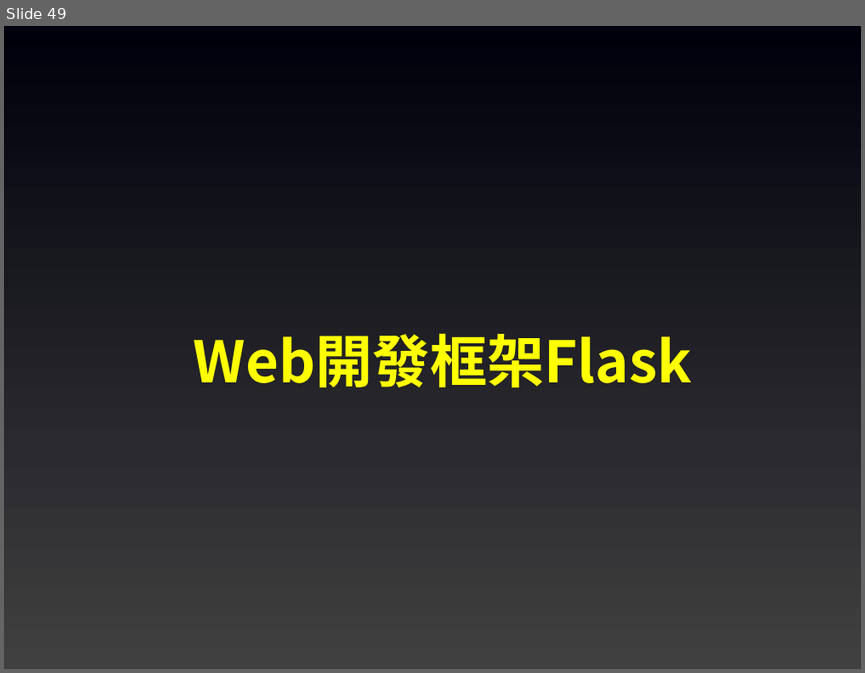
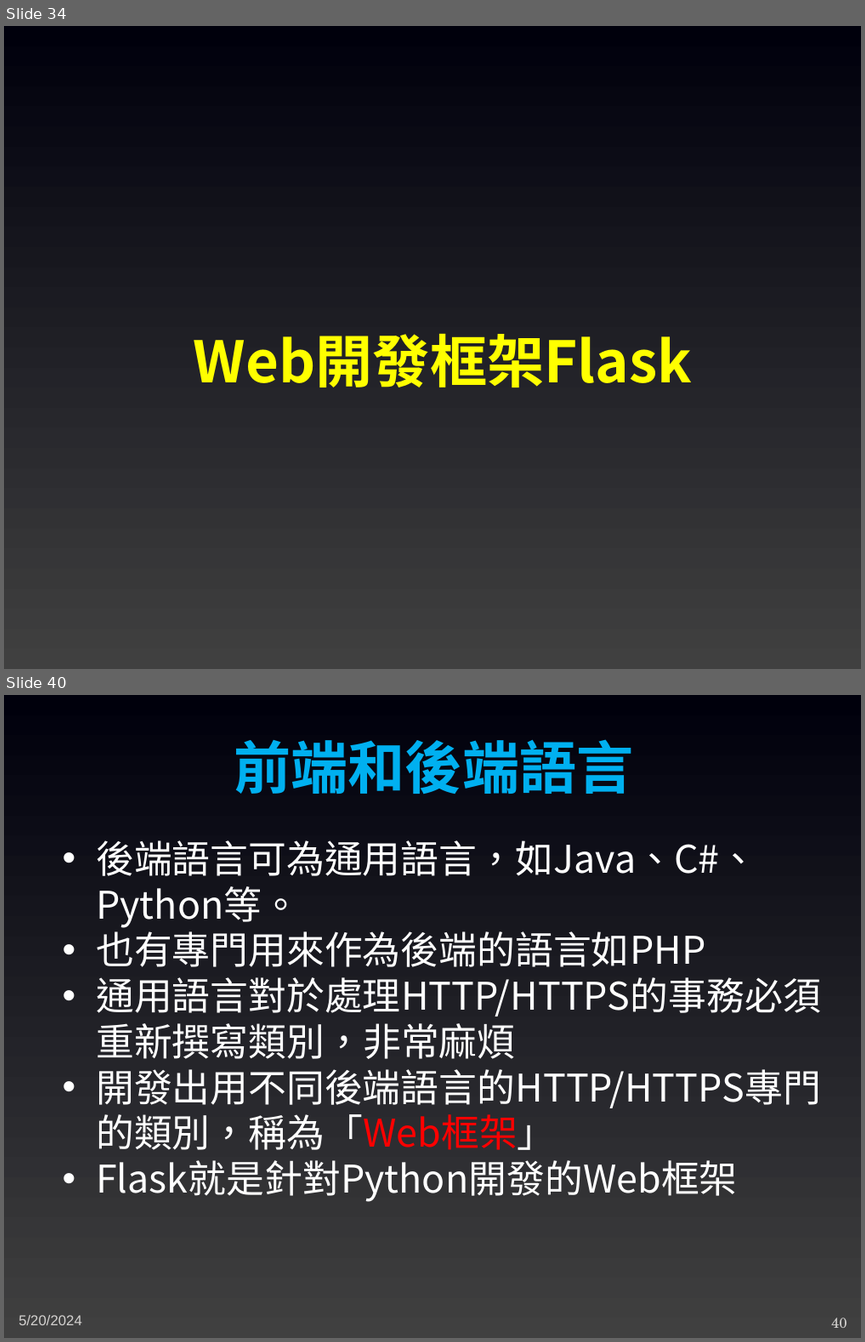
Before and after one commit to joshhu/sculinebot2024, a slide deck: Slides/05. 基礎觀念及知識.pptx. Shown one above the other, each under a label of ours: slide 49 before the commit, slides 34 and 40 after it; the slides between them are not shown. The pictures are 865x673 and 865x1342 pixels, drawn with LibreOffice and Linux fonts; fonts in the diff are those of the drawing. Boxes give left, top, right and bottom in pixels: in the first picture for what was removed or moved away, otherwise in the second. Text is boxed around its words. In the diff, an @@ line names an element or a change of style, - is before the commit and + after.

```diff
--- a/Slides/05. 基礎觀念及知識.pptx
+++ b/Slides/05. 基礎觀念及知識.pptx
@@ slide 40 added at bbox=[4, 695, 861, 1338], background gradient #404040 to #00000C @@
@@ text added at bbox=[234, 739, 633, 794], 48 pt, text #00B0F0, bold @@
+前端和後端語言
@@ text added at bbox=[96, 840, 821, 1202], 32 pt, text #FFFFFF @@
+• 後端語言可為通用語言，如Java、C#、Python等。
+• 也有專門用來作為後端的語言如PHP
+• 通用語言對於處理HTTP/HTTPS的事務必須重新撰寫類別，非常麻煩
+• 開發出用不同後端語言的HTTP/HTTPS專門的類別，稱為「Web框架」
+• Flask就是針對Python開發的Web框架
@@ text added at bbox=[18, 1315, 82, 1325], 12 pt, text #D4D2D0 @@
+5/20/2024
@@ page number added at bbox=[831, 1317, 847, 1327], 12 pt, text #D4D2D0 @@
+40
@@ what was slide 49 is now slide 34 @@
```
Also in this commit, not shown: 7 slides changed, 13 other slides added, 20 slides removed, 4 other files.
